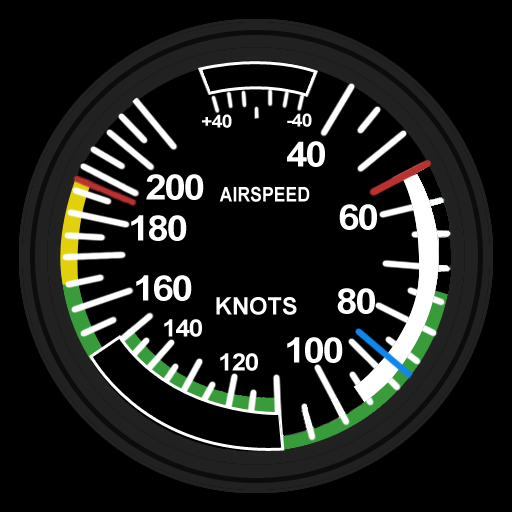
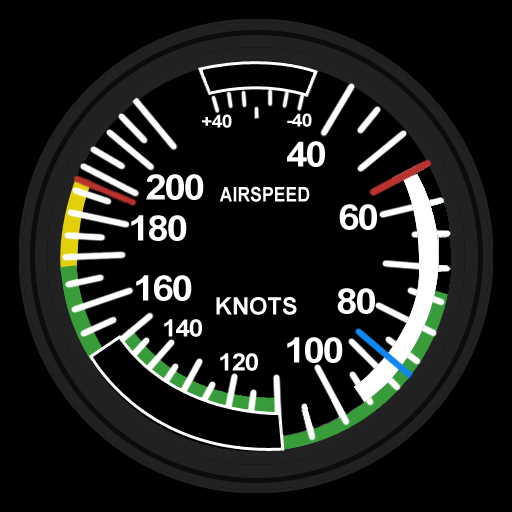
Layered file, before and after one edit (512 × 512). Changes by layer:
painted on "airspeed_background.bmp" over <box>59,261,78,285</box>
